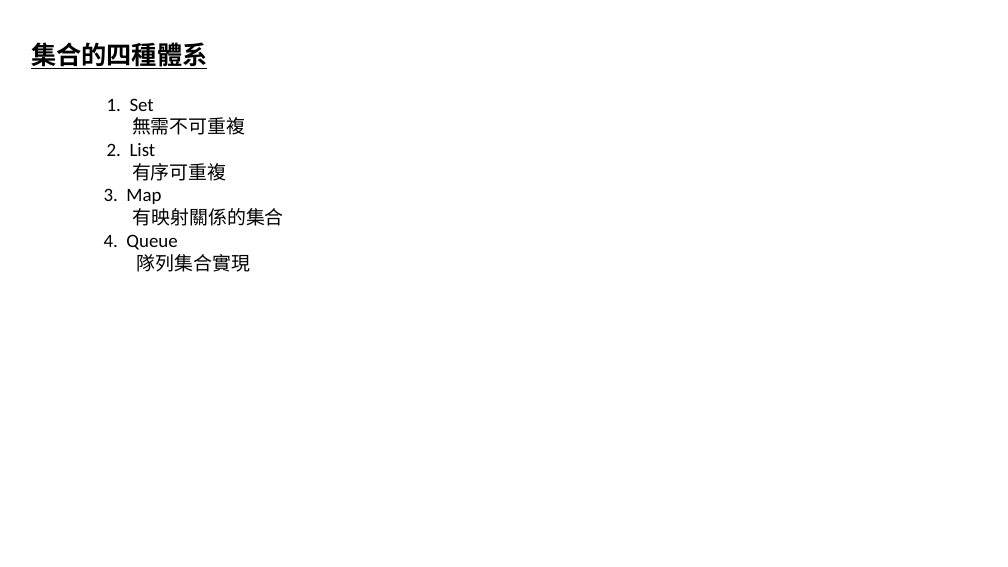
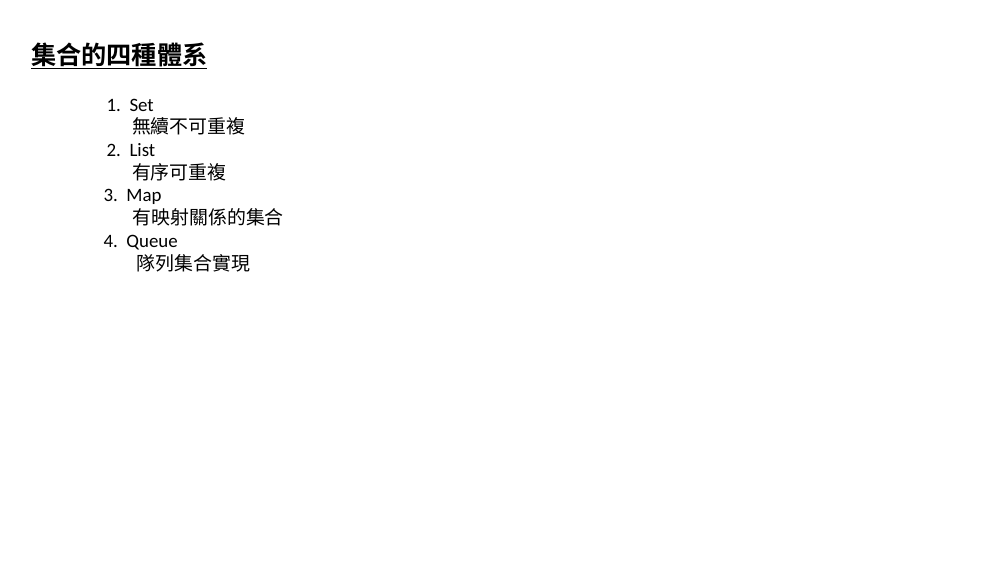
Before and after one commit to luchaojun/ChaojunStudy, a slide deck: slide 3 of JavaStudy/JavaStudyNote/Java_Collection.pptx. Drawn at 1008x567 pixels with LibreOffice and Linux fonts; fonts in the diff are those of the drawing. Boxes give left, top, right and bottom in pixels: in the first picture for what was removed or moved away, otherwise in the second. Text is boxed around its words. In the diff, an @@ line names an element or a change of style, - is before the commit and + after.

```diff
--- a/JavaStudy/JavaStudyNote/Java_Collection.pptx
+++ b/JavaStudy/JavaStudyNote/Java_Collection.pptx
@@ text at (x1=132, y1=117, x2=245, y2=135): text changed @@
-無需不可重複
+無續不可重複
```
Also in this commit, not shown: 1 other slide changed, 2 slides added, 1 slide removed.
